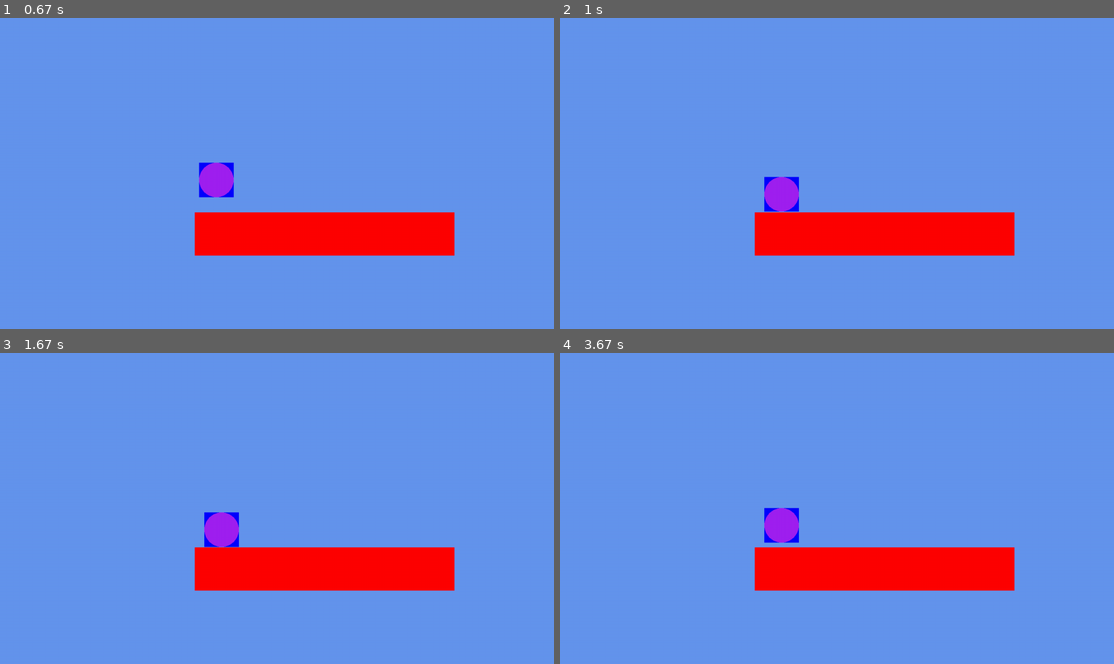
Above: before the commit, frames 1-4 (two rows, left to right).
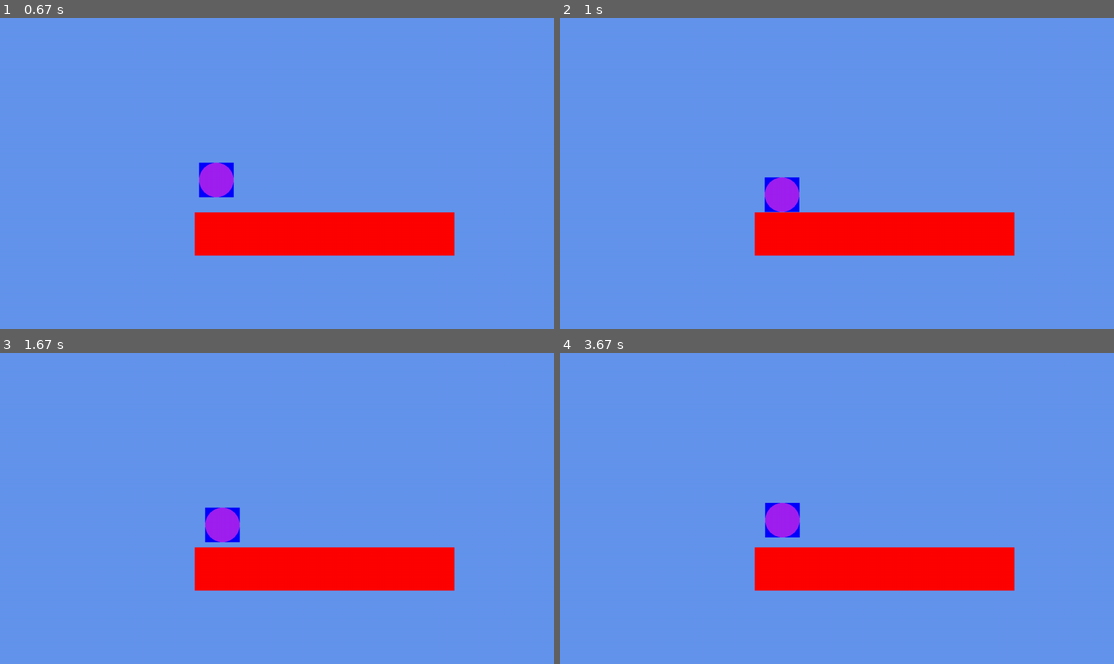
Above: after the commit, the same moments.

Repository: tbloody/PyGame-experiments
Game: pygame game, started from test.py
Two runs of this game, one before a commit and one after it. Both use one fixed random seed, a clock stepped at 60 frames per second and the inputs below.
Inputs:
- Up to frame 1 (0.67 s): tap R at 0.33 s
- Up to frame 2 (1 s): hold D from 0.67 s (still down)
- Up to frame 3 (1.67 s): release D at 1.13 s; hold W 1.17-1.47 s
- Up to frame 4 (3.67 s): hold W from 3.33 s (still down)

Frame 1 is identical in both runs. In frame 2, 0.1% of the frame differs, in the area x 36-44%, y 50-63%; in frame 3, 0.4%; in frame 4, 0.4%, in the area x 36-44%, y 48-62%.

Commit message:
Update test.py

Diff:
--- a/test.py
+++ b/test.py
@@ -26,9 +26,8 @@
         pygame.draw.rect(screen, "blue", self.get_box_collider())
         pygame.draw.circle(screen, "purple", self.pos, self.radius)
 
-    def collides_with_rect(self, rect: pygame.Rect):
+    def get_closest_point_to(seklf, rect: pygame.Rect):
         closest_point = pygame.Vector2(player.pos.x, player.pos.y)
-
         if closest_point.x < rect.x:
             closest_point.x = rect.x
         if closest_point.x > rect.x + rect.width:
@@ -37,13 +36,49 @@
             closest_point.y = rect.y
         if closest_point.y > rect.y + rect.height:
             closest_point.y = rect.y + rect.height
+        return closest_point
 
-        return player.collides_point(closest_point)
+    def collides_with_rect(self, rect: pygame.Rect):
+        return player.collides_point(self.get_closest_point_to(rect))
 
     def collides_point(self, point: pygame.Vector2):
         x_dist = abs(self.pos.x - point.x)
         y_dist = abs(self.pos.y - point.y)
         return x_dist * x_dist + y_dist * y_dist < self.radius * self.radius
+
+    def stick_to(self, rect: pygame.Rect):
+        closest_point = self.get_closest_point_to(rect)
+        closest_point_rect = pygame.Vector2()
+        if closest_point.x < rect.x:
+            closest_point_rect.x = rect.x
+        elif closest_point.x > rect.x+rect.width:
+            closest_point_rect.x = rect.x+rect.width
+        else:
+            closest_point_rect.x = closest_point.x
+
+        if closest_point.y < rect.y:
+            closest_point_rect.y = rect.y
+        elif closest_point.y > rect.y+rect.height:
+            closest_point_rect.y = rect.y+rect.height
+        else:
+            closest_point_rect.y = closest_point.y
+
+        dist_x = closest_point.x - closest_point_rect.x
+        dist_y = closest_point.y - closest_point_rect.y
+
+        if dist_x >= 0:
+            dist_x += 1
+        else:
+            dist_x -= 1
+
+        if dist_y >= 0:
+            dist_y += 1
+        else:
+            dist_y -= 1
+
+        self.pos.x += dist_x
+        self.pos.y += dist_y
+        print("stick_to", closest_point, closest_point_rect)
 
 
 class Wall():
@@ -119,8 +154,10 @@
     else:
         is_jumping = False
         # TODO: getclosest point to new pos before collision
+        # try ro fix by shifting up first
         player.pos.x = player_pos.x
         player.pos.y = player_pos.y
+        player.stick_to(wall.get_box_collider())
     # flip() the display to put your work on screen
     pygame.display.flip()
 
